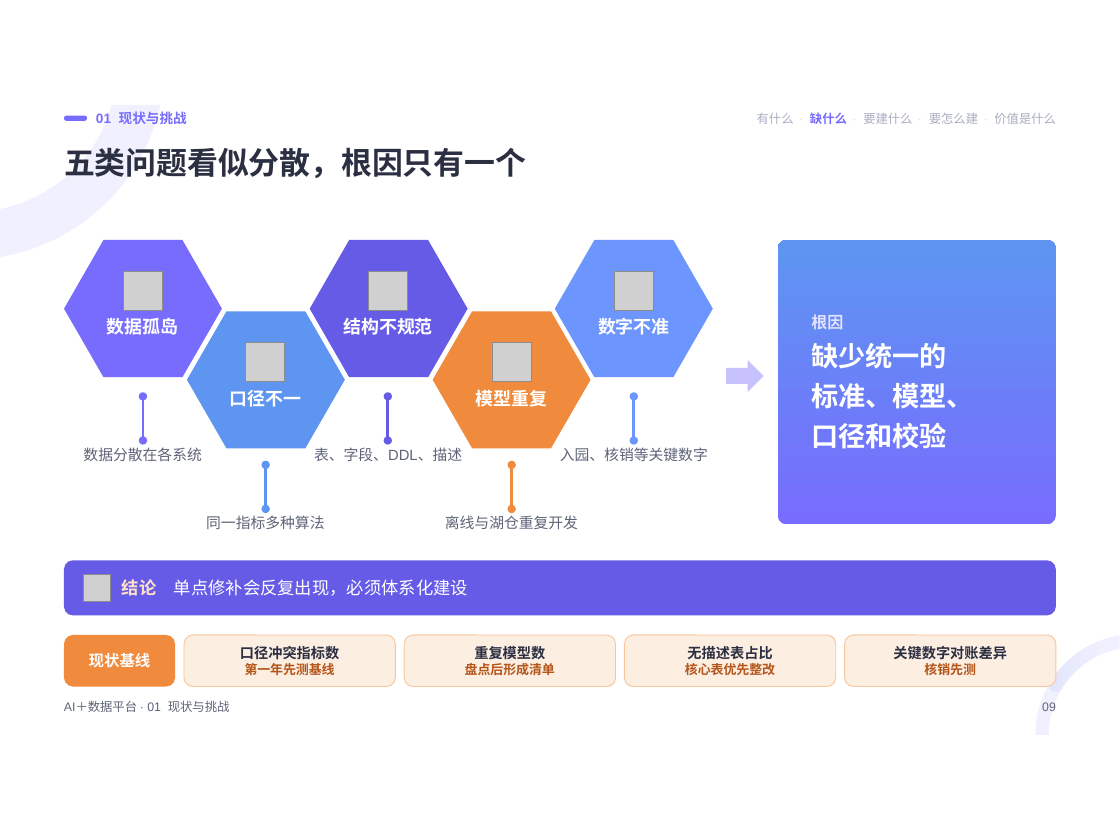
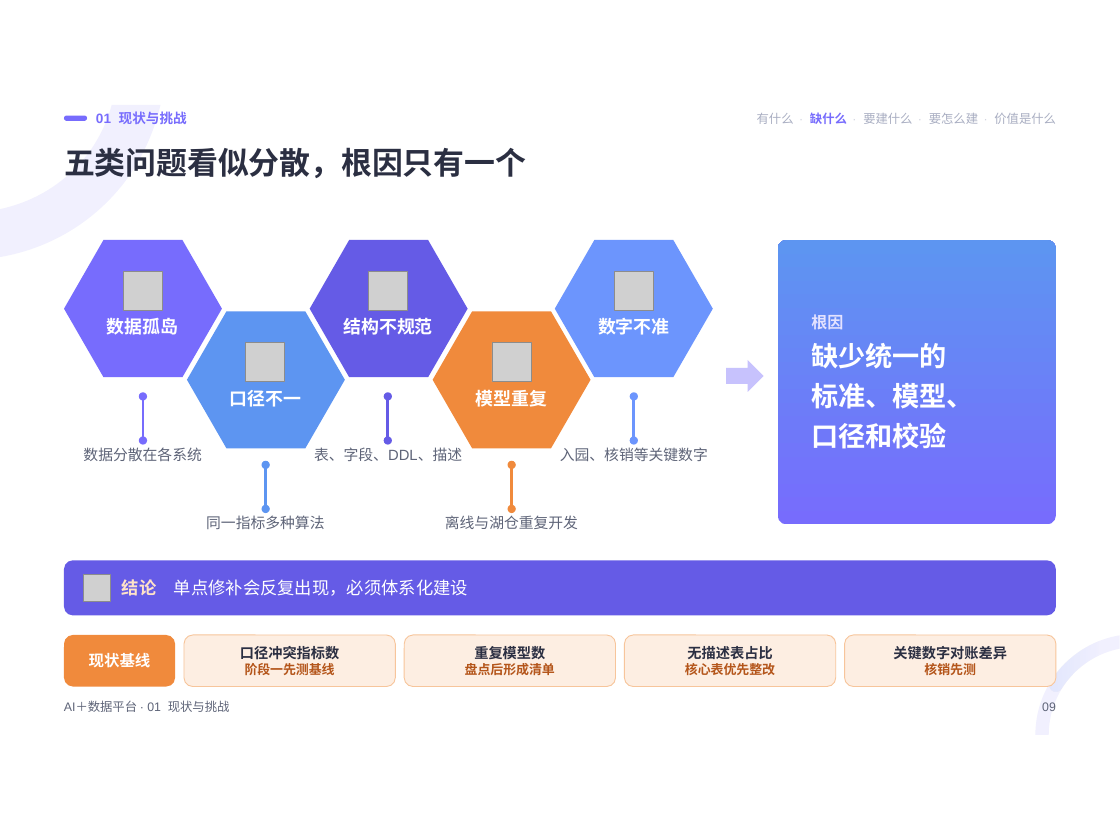
Before and after one commit to keanying/relevance, a slide deck: slide 9 of AI＋数据平台.pptx. Drawn at 1120x840 pixels with LibreOffice and Linux fonts; fonts in the diff are those of the drawing; grey boxes stand for pictures. Boxes give left, top, right and bottom in pixels: in the first picture for what was removed or moved away, otherwise in the second. Text is boxed around its words. In the diff, an @@ line names an element or a change of style, - is before the commit and + after.

```diff
--- a/AI＋数据平台.pptx
+++ b/AI＋数据平台.pptx
@@ text in rounded rectangle at (245,663,335,675): text changed @@
-第一年先测基线
+阶段一先测基线
```
Also in this commit, not shown: 13 other slides changed, 1 other file.
